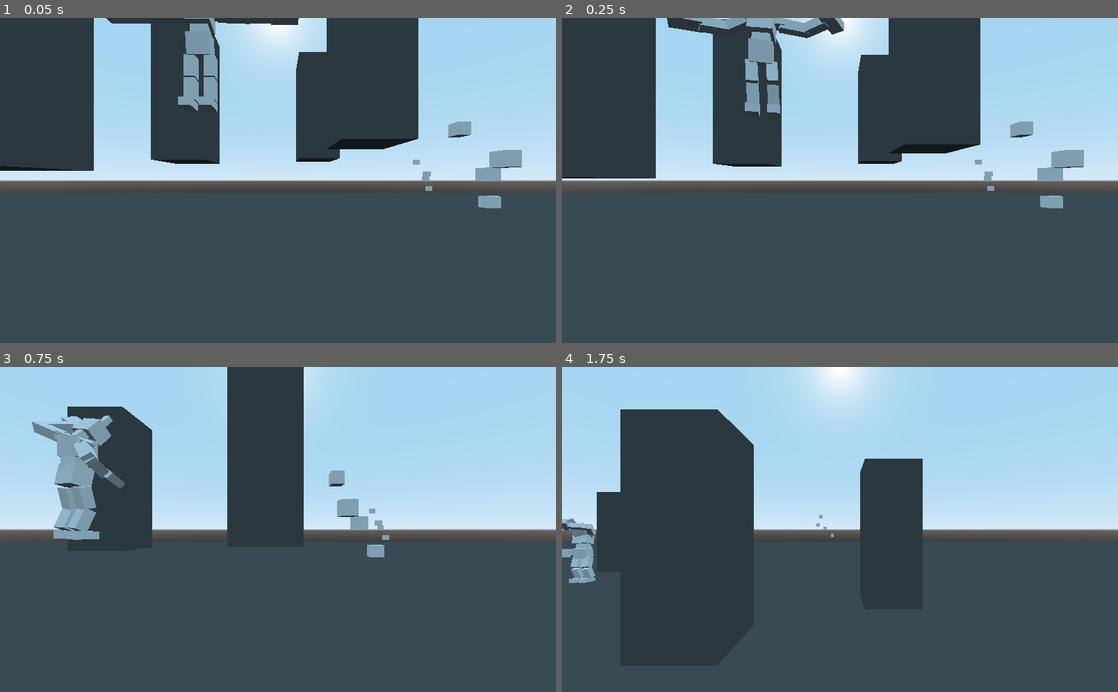
Above: before the commit, frames 1-4 (two rows, left to right).
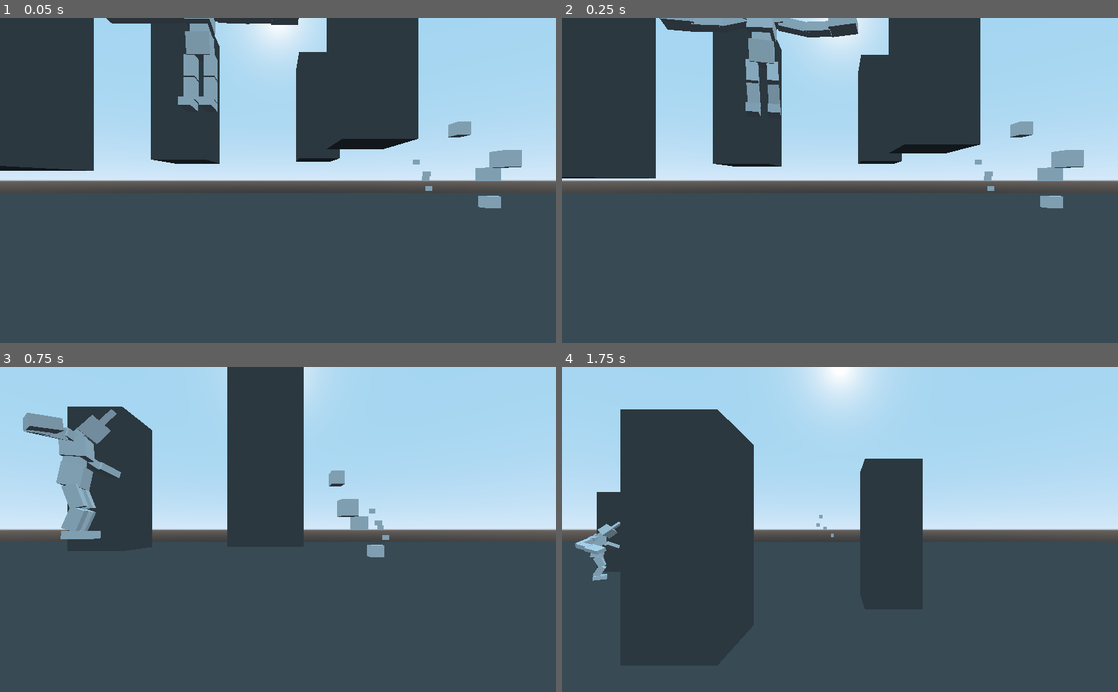
Above: after the commit, the same moments.

Repository: Schonn/GodotActiveRagdoll
Game: Godot game, scene res://Environments/BaseWorld.tscn
The game is run twice, just before and just after one commit, with the same random seed, the same clock (stepped at 60 frames per second) and the same inputs.
Inputs (mouse positions are in pixels of both pictures, inside the frame that each line leads up to):
- Up to frame 1 (0.05 s): no input
- Up to frame 2 (0.25 s): no input
- Up to frame 3 (0.75 s): move the mouse to (400, 513) at 0.52 s; hold D (gred_straferight) from 0.53 s (still down); hold Right mouse button (gred_playerpickup) from 0.53 s (still down)
- Up to frame 4 (1.75 s): move the mouse to (728, 545) at 1.27 s; release D (gred_straferight) at 1.28 s; release Right mouse button (gred_playerpickup) at 1.28 s; hold S (gred_backwards) from 1.28 s (still down); click (728, 545) at 1.35 s

Frame 1 is identical in both runs. In frame 2, 0.7% of the frame differs, in the area x 17-54%, y 0-31%; in frame 3, 1.9%, in the area x 4-23%, y 13-54%; in frame 4, 1.2%.
Error in both runs: Invalid call to function 'project_position' in base 'Camera'. Expected 2 arguments. (res://Objects/Characters/Player/Player.gd:37)

Commit message:
simplified character action lists

Diff:
--- a/charactersim/Objects/Characters/BaseCharacter/baseCharacterScript.gd
+++ b/charactersim/Objects/Characters/BaseCharacter/baseCharacterScript.gd
@@ -426,53 +426,53 @@
 									[ #move action for any subtarget at emotion value of 3
 										[ #random variant 0 of action
 											[ #name for this action, node to update, ticks to wait before randomising from this trigger and action variable arrays
-												"walkNormal",self.get_node("FootLeftHelper"),500,quickActionLoadouts["walkNormalLimbs"]
-											],
-											[
-												"walkNormal",self.get_node("FootRightHelper"),500,quickActionLoadouts["walkNormalLimbs"]
-											],
-											[
-												"walkNormal",self.get_node("HandRightHelper"),500,quickActionLoadouts["walkNormalLimbs"]
-											],
-											[
-												"walkNormal",self.get_node("HandLeftHelper"),500,quickActionLoadouts["walkNormalLimbs"]
-											],
-											[
-												"walkNormal",self.get_node("HandLeft/meshes_default"),500,quickActionLoadouts["meshSwapAttach"]
+												self.get_node("FootLeftHelper"),500,quickActionLoadouts["walkNormalLimbs"]
+											],
+											[
+												self.get_node("FootRightHelper"),500,quickActionLoadouts["walkNormalLimbs"]
+											],
+											[
+												self.get_node("HandRightHelper"),500,quickActionLoadouts["walkNormalLimbs"]
+											],
+											[
+												self.get_node("HandLeftHelper"),500,quickActionLoadouts["walkNormalLimbs"]
+											],
+											[
+												self.get_node("HandLeft/meshes_default"),500,quickActionLoadouts["meshSwapAttach"]
 											]
 										],
 										[ #random variant 1 of action
 											[
-												"walkStrafeLeft",self.get_node("FootLeftHelper"),500,quickActionLoadouts["walkStrafeLeftLimbs"]
-											],
-											[
-												"walkStrafeLeft",self.get_node("FootRightHelper"),500,quickActionLoadouts["walkStrafeLeftLimbs"]
-											],
-											[
-												"walkStrafeLeft",self.get_node("HandRightHelper"),500,quickActionLoadouts["walkStrafeLeftLimbs"]
-											],
-											[
-												"walkStrafeLeft",self.get_node("HandLeftHelper"),500,quickActionLoadouts["walkStrafeLeftLimbs"]
-											],
-											[
-												"walkStrafeLeft",self.get_node("HandLeft/meshes_default"),500,quickActionLoadouts["meshSwapAttach"]
+												self.get_node("FootLeftHelper"),500,quickActionLoadouts["walkStrafeLeftLimbs"]
+											],
+											[
+												self.get_node("FootRightHelper"),500,quickActionLoadouts["walkStrafeLeftLimbs"]
+											],
+											[
+												self.get_node("HandRightHelper"),500,quickActionLoadouts["walkStrafeLeftLimbs"]
+											],
+											[
+												self.get_node("HandLeftHelper"),500,quickActionLoadouts["walkStrafeLeftLimbs"]
+											],
+											[
+												self.get_node("HandLeft/meshes_default"),500,quickActionLoadouts["meshSwapAttach"]
 											]
 										],
 										[ #random variant 2 of action
 											[
-												"walkStrafeRight",self.get_node("FootLeftHelper"),500,quickActionLoadouts["walkStrafeRightLimbs"]
-											],
-											[
-												"walkStrafeRight",self.get_node("FootRightHelper"),500,quickActionLoadouts["walkStrafeRightLimbs"]
-											],
-											[
-												"walkStrafeRight",self.get_node("HandRightHelper"),500,quickActionLoadouts["walkStrafeRightLimbs"]
-											],
-											[
-												"walkStrafeRight",self.get_node("HandLeftHelper"),500,quickActionLoadouts["walkStrafeRightLimbs"]
-											],
-											[
-												"walkStrafeRight",self.get_node("HandLeft/meshes_default"),500,quickActionLoadouts["meshSwapAttach"]
+												self.get_node("FootLeftHelper"),500,quickActionLoadouts["walkStrafeRightLimbs"]
+											],
+											[
+												self.get_node("FootRightHelper"),500,quickActionLoadouts["walkStrafeRightLimbs"]
+											],
+											[
+												self.get_node("HandRightHelper"),500,quickActionLoadouts["walkStrafeRightLimbs"]
+											],
+											[
+												self.get_node("HandLeftHelper"),500,quickActionLoadouts["walkStrafeRightLimbs"]
+											],
+											[
+												self.get_node("HandLeft/meshes_default"),500,quickActionLoadouts["meshSwapAttach"]
 											]
 										]
 									]
@@ -485,19 +485,19 @@
 									[ #move action for any subtarget at emotion value of 3
 										[ #random variant 0 of action
 											[ #name for this action, node to update, ticks to wait before randomising from this trigger and action variable arrays
-												"standIdle",self.get_node("FootLeftHelper"),500,quickActionLoadouts["standIdleLimbs"]
-											],
-											[
-												"standIdle",self.get_node("FootRightHelper"),500,quickActionLoadouts["standIdleLimbs"]
-											],
-											[
-												"standIdle",self.get_node("HandRightHelper"),500,quickActionLoadouts["standIdleLimbs"]
-											],
-											[
-												"standIdle",self.get_node("HandLeftHelper"),500,quickActionLoadouts["standIdleLimbs"]
-											],
-											[
-												"standIdle",self.get_node("HandLeft/meshes_default"),500,quickActionLoadouts["meshSwapAttach"]
+												self.get_node("FootLeftHelper"),500,quickActionLoadouts["standIdleLimbs"]
+											],
+											[
+												self.get_node("FootRightHelper"),500,quickActionLoadouts["standIdleLimbs"]
+											],
+											[
+												self.get_node("HandRightHelper"),500,quickActionLoadouts["standIdleLimbs"]
+											],
+											[
+												self.get_node("HandLeftHelper"),500,quickActionLoadouts["standIdleLimbs"]
+											],
+											[
+												self.get_node("HandLeft/meshes_default"),500,quickActionLoadouts["meshSwapAttach"]
 											]
 										]
 									]
@@ -510,19 +510,19 @@
 									[ #far action for any subtarget at emotion value of 3
 										[ #random variant 0 of action
 											[ #name for this action, node to update, ticks to wait before randomising from this trigger and action variable arrays
-												"farWave",self.get_node("FootLeftHelper"),500,quickActionLoadouts["standIdleLimbs"]
-											],
-											[
-												"farWave",self.get_node("FootRightHelper"),500,quickActionLoadouts["standIdleLimbs"]
-											],
-											[
-												"farWave",self.get_node("HandRightHelper"),500,quickActionLoadouts["farWaveArms"]
-											],
-											[
-												"farWave",self.get_node("HandLeftHelper"),500,quickActionLoadouts["farWaveArms"]
-											],
-											[
-												"farWave",self.get_node("HandLeft/meshes_default"),500,quickActionLoadouts["meshSwapWave"]
+												self.get_node("FootLeftHelper"),500,quickActionLoadouts["standIdleLimbs"]
+											],
+											[
+												self.get_node("FootRightHelper"),500,quickActionLoadouts["standIdleLimbs"]
+											],
+											[
+												self.get_node("HandRightHelper"),500,quickActionLoadouts["farWaveArms"]
+											],
+											[
+												self.get_node("HandLeftHelper"),500,quickActionLoadouts["farWaveArms"]
+											],
+											[
+												self.get_node("HandLeft/meshes_default"),500,quickActionLoadouts["meshSwapWave"]
 											]
 										]
 									]
